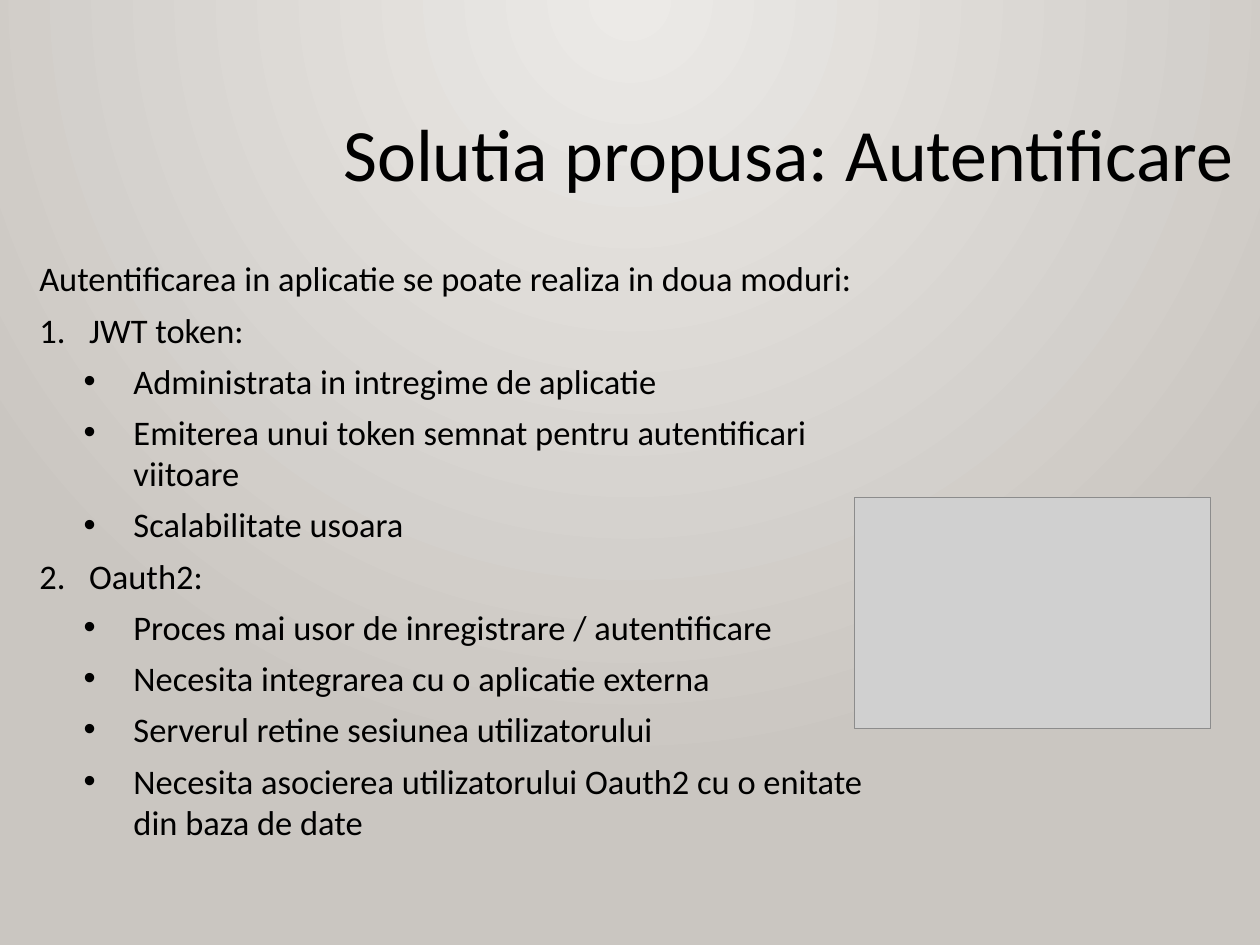
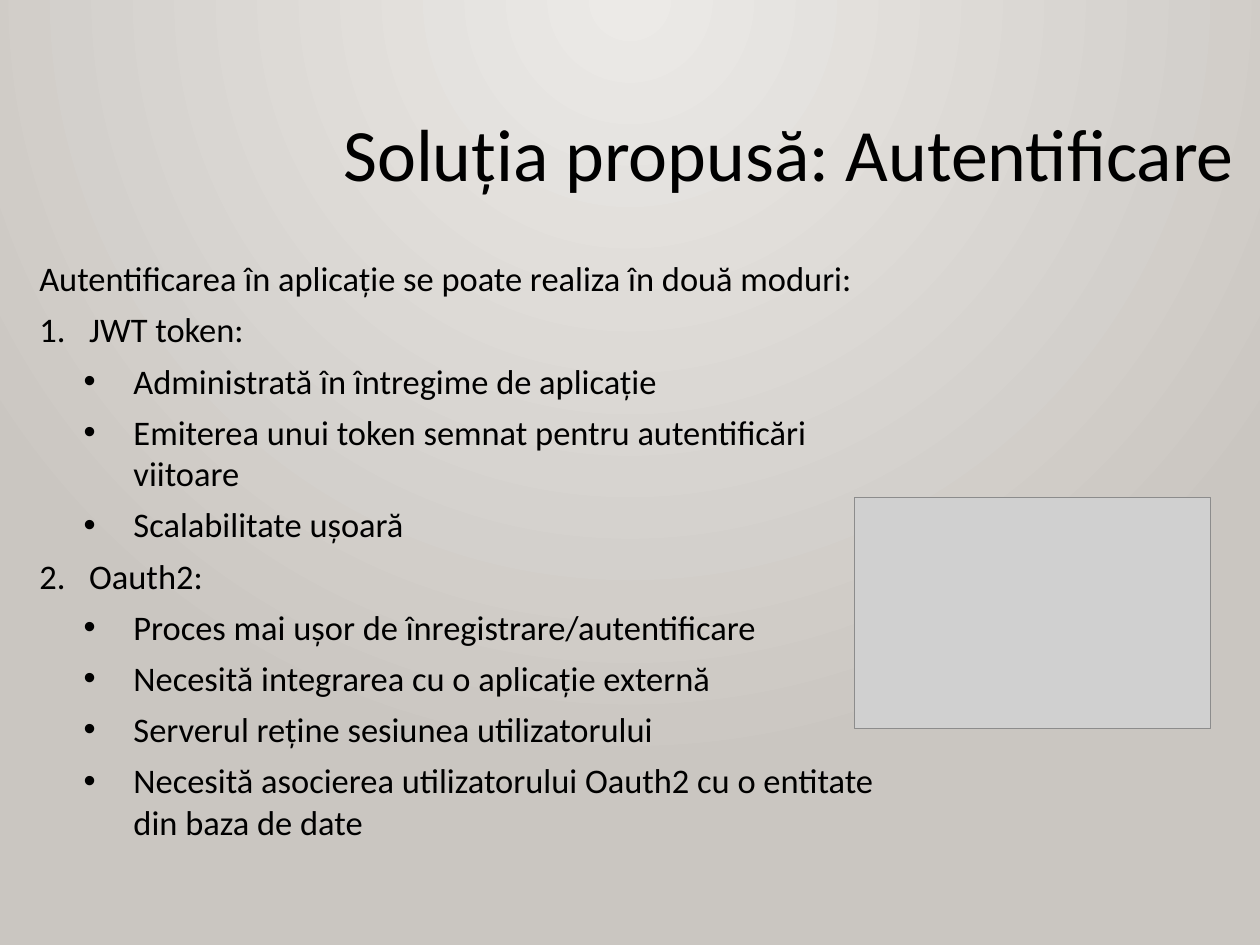
Before and after one commit to AlexandruOlteanu/SwapIt, a slide deck: slide 7 of files/documentation/presentation/Final_Presentation_Alexandru_Olteanu.pptx. Drawn at 1260x945 pixels with LibreOffice and Linux fonts; fonts in the diff are those of the drawing; grey boxes stand for pictures. Boxes give left, top, right and bottom in pixels: in the first picture for what was removed or moved away, otherwise in the second. Text is boxed around its words. In the diff, an @@ line names an element or a change of style, - is before the commit and + after.

```diff
--- a/files/documentation/presentation/Final_Presentation_Alexandru_Olteanu.pptx
+++ b/files/documentation/presentation/Final_Presentation_Alexandru_Olteanu.pptx
@@ text at [343,129,1234,195]: text changed @@
-Solutia propusa: Autentificare
+Soluția propusă: Autentificare
@@ text at [39,267,851,298]: text changed @@
-Autentificarea in aplicatie se poate realiza in doua moduri:
+Autentificarea în aplicație se poate realiza în două moduri:
@@ text at [133,370,807,544]: text changed @@
-  • Administrata in intregime de aplicatie
-  • Emiterea unui token semnat pentru autentificari viitoare
-  • Scalabilitate usoara
+  • Administrată în întregime de aplicație
+  • Emiterea unui token semnat pentru autentificări viitoare
+  • Scalabilitate ușoară
@@ text at [133,616,873,836]: text changed @@
-  • Proces mai usor de inregistrare / autentificare
-  • Necesita integrarea cu o aplicatie externa
-  • Serverul retine sesiunea utilizatorului
-  • Necesita asocierea utilizatorului Oauth2 cu o enitate din baza de date
+  • Proces mai ușor de înregistrare/autentificare
+  • Necesită integrarea cu o aplicație externă
+  • Serverul reține sesiunea utilizatorului
+  • Necesită asocierea utilizatorului Oauth2 cu o entitate din baza de date
```
Also in this commit, not shown: 11 other slides changed, 1 slide added, 1 slide removed.
